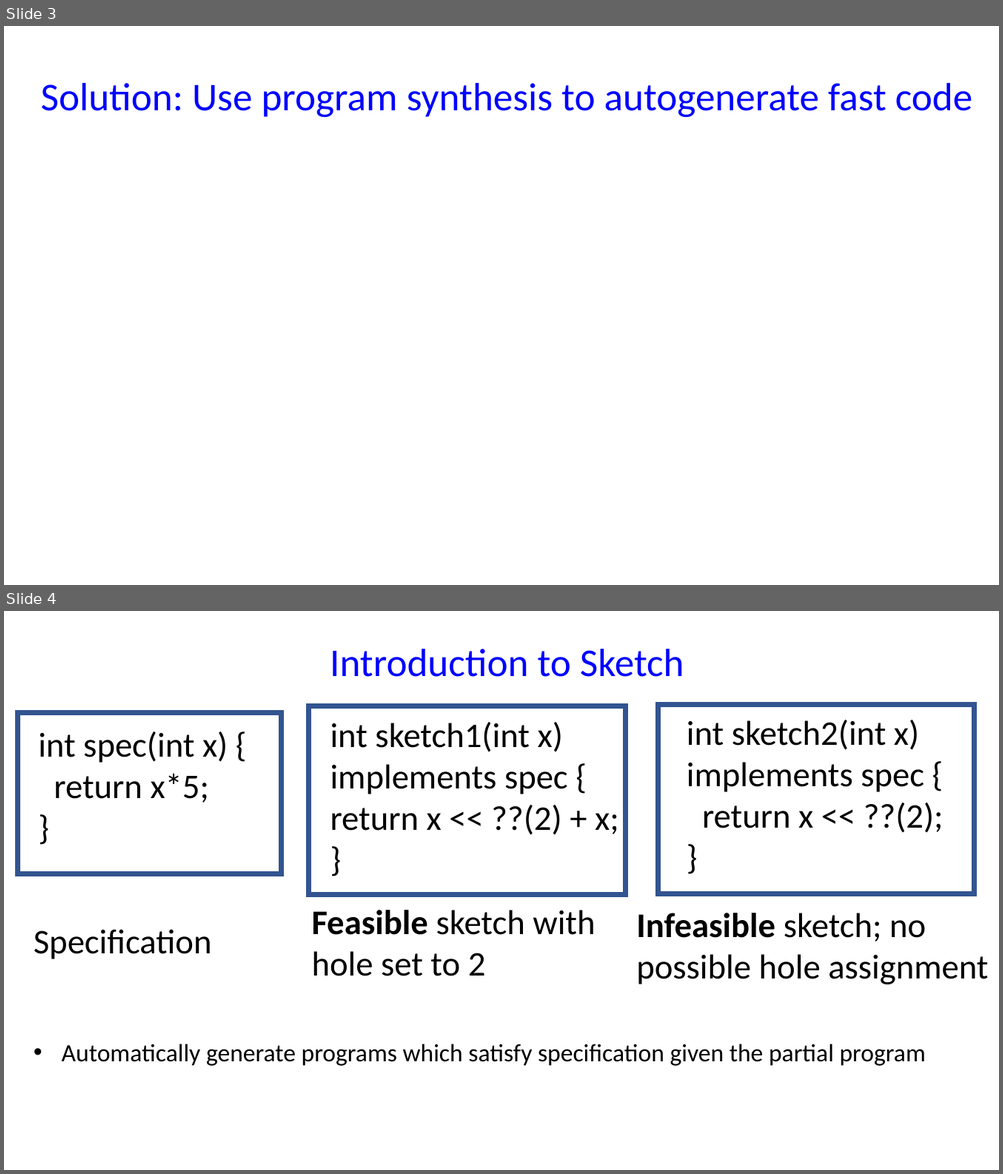
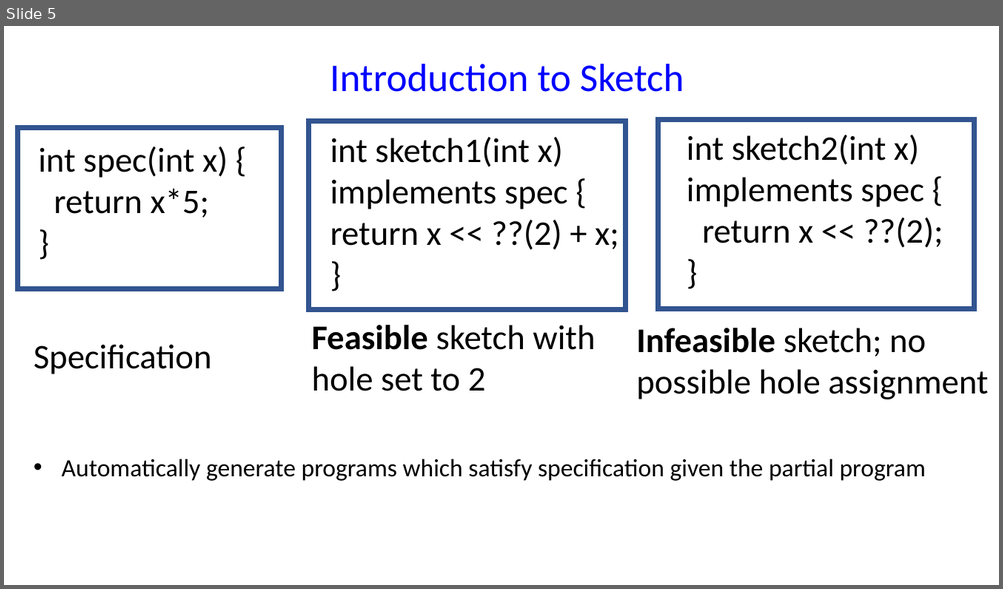
Before and after one commit to chipmunk-project/chipmunk_talk, a slide deck: HotNets_talk.pptx. Shown one above the other, each under a label of ours: slides 3 and 4 before the commit, slide 5 after it. The pictures are 1003x1174 and 1003x589 pixels, drawn with LibreOffice and Linux fonts; fonts in the diff are those of the drawing. Boxes give left, top, right and bottom in pixels: in the first picture for what was removed or moved away, otherwise in the second. Text is boxed around its words. In the diff, an @@ line names an element or a change of style, - is before the commit and + after.

```diff
--- a/HotNets_talk.pptx
+++ b/HotNets_talk.pptx
@@ slide 3 removed at (4,26,999,585), background #FFFFFF @@
@@ text removed at (41,83,973,117) @@
-Solution: Use program synthesis to autogenerate fast code
@@ what was slide 4 is now slide 5 @@
```
Also in this commit, not shown: 4 slides added, 2 other slides removed.
